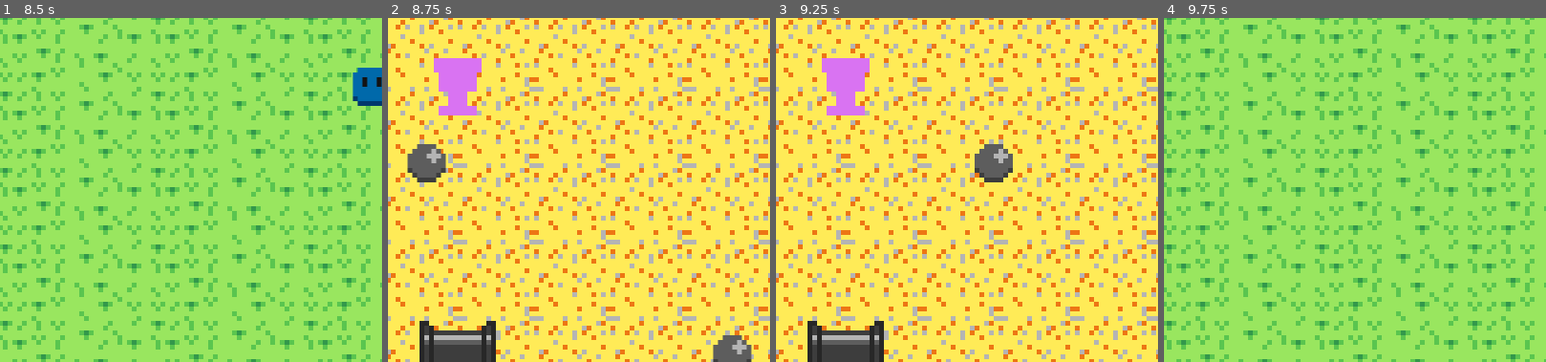
Above: before the commit, frames 1-4 (left to right).
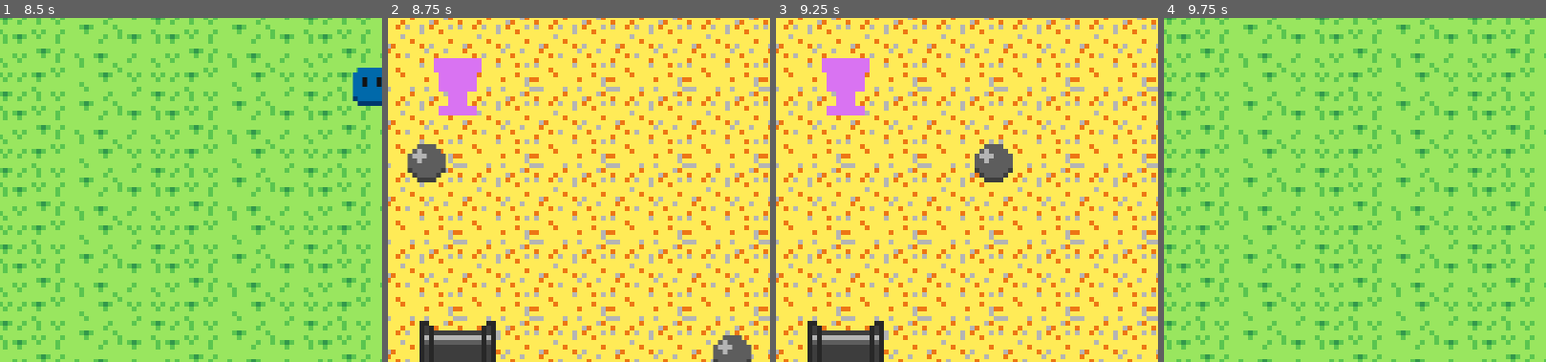
Above: after the commit, the same moments.

Repository: feg06/NewAdventure
Game: Godot game, scene res://ui/menus/main_menu.tscn
Two runs of this game, one before a commit and one after it. Both use one fixed random seed, a clock stepped at 60 frames per second and the inputs below.
Inputs:
- Up to frame 1 (8.5 s): click "SOLO GAME" at 0.5 s; tap Enter at 1.25 s; hold D (move_right) 1.28-2.03 s; tap Shift (attack) every 1.5 s from 1.35 to 7.35 s; hold S (move_down) 2.03-2.78 s; tap Space (interact) every 1.5 s from 2.1 to 8.1 s; hold D (move_right) 2.78-3.53 s; hold W (move_up) 3.53-4.28 s; hold A (move_left) 4.28-5.78 s; hold S (move_down) 5.78-6.53 s; hold D (move_right) 6.53-7.28 s; hold W (move_up) 7.28-8.03 s; hold D (move_right) from 8.03 s (still down)
- Up to frame 2 (8.75 s): keep holding D (move_right)
- Up to frame 3 (9.25 s): release D (move_right) at 8.78 s; hold S (move_down) from 8.78 s (still down); tap Shift (attack) at 8.85 s
- Up to frame 4 (9.75 s): release S (move_down) at 9.53 s; hold A (move_left) from 9.53 s (still down); tap Space (interact) at 9.6 s
The pictures show only the part of the screen within x 41-91%, y 40-90%; the shares and areas given below are measured in that part.

Frame 1 is identical in both runs. In frame 2, 0.4% of the frame differs, in the area x 6-94%, y 38-98%; in frame 3, 0.2%; in frame 4, nothing differs.

Commit message:
refactor: remove manual sprite rotation and orientation logic from bullet initialization

Diff:
--- a/objects/bullet/bullet.gd
+++ b/objects/bullet/bullet.gd
@@ -15,12 +15,6 @@
 func _ready() -> void:
 	body_entered.connect(_on_body_entered)
 	area_entered.connect(_on_area_entered)
-
-	# Rotar o voltear el sprite según la dirección
-	if direction.x != 0:
-		sprite.flip_h = (direction.x > 0)
-	elif direction.y != 0:
-		sprite.rotation = PI / 2.0 if direction.y > 0 else -PI / 2.0
 
 	get_tree().create_timer(lifetime).timeout.connect(func():
 		if is_inside_tree():
--- a/objects/bullet/energy_bullet.gd
+++ b/objects/bullet/energy_bullet.gd
@@ -15,10 +15,6 @@
 func _ready() -> void:
 	body_entered.connect(_on_body_entered)
 	area_entered.connect(_on_area_entered)
-
-	# Orientar rotación según la dirección
-	if direction != Vector2.ZERO:
-		rotation = direction.angle()
 
 	get_tree().create_timer(lifetime).timeout.connect(func():
 		if is_inside_tree():
